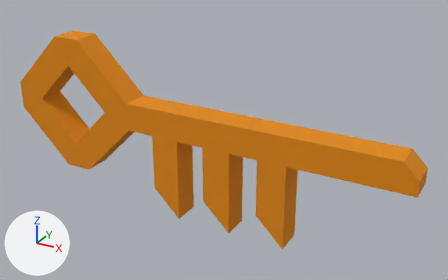
Before and after pictures for a commit that changed the FBX model unity_project/Paper Box/Assets/Models/Items/Items.fbx_Key_2.fbx.
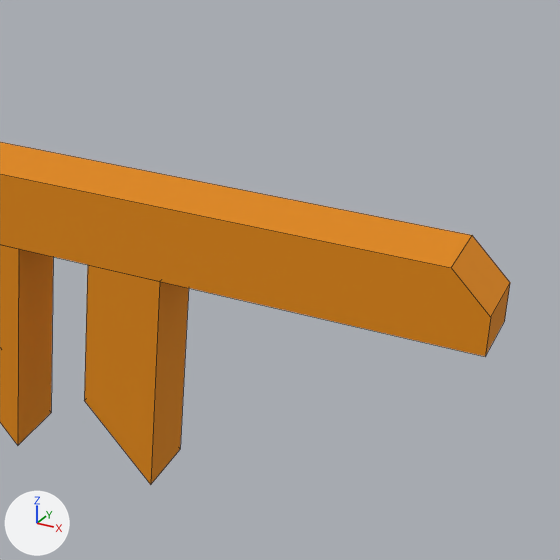
There are two pictures of each version: one whole from a 50 mm camera at (2.252, -3.33, 0.159) aimed at (2.066, -2.991, -0.01), one close up on the part from 49% to 100% of the width and 19% to 100% of the height. Arrows for +X, +Y and +Z are at lower left; the lights stay in place. The close-ups show mesh edges as thin lines.

Objects in the first close-up: 'Key 2'.
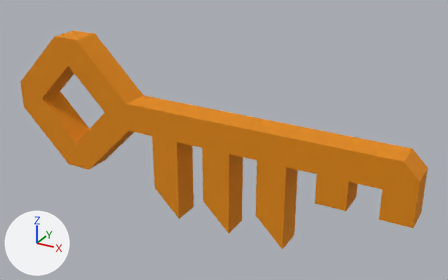
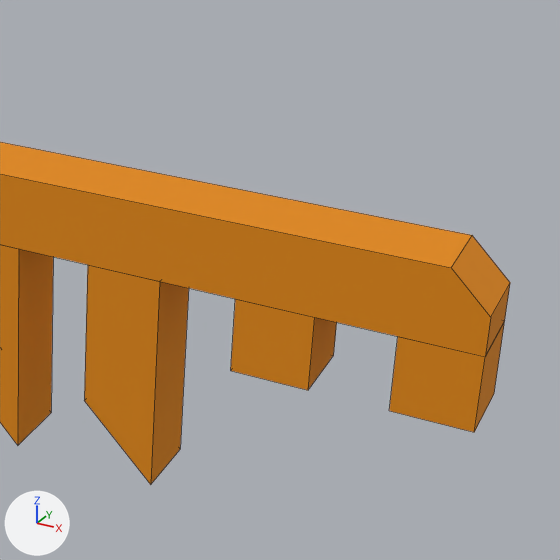
Diff of the bpy script that builds the scene:
```diff
--- a/unity_project/Paper Box/Assets/Models/Items/Items.fbx_Key_2.fbx.py
+++ b/unity_project/Paper Box/Assets/Models/Items/Items.fbx_Key_2.fbx.py
@@ me_cube @@
 me_cube.from_pydata(...)  # 58 vertices, 53 faces; spans x -0.1..0.2, y -0.01..0.01, z -0.07..0.05
 # used by ob_key_2; location = (2.0, -3.0, 0.0)
+# me_cube part 1: a new loose piece, a box spanning x 0.14..0.16, y -0.01..0.01, z -0.03..-0.01, in mat_orange (orange #e48a08)
+# me_cube part 2: a new loose piece, a box spanning x 0.18..0.2, y -0.01..0.01, z -0.03..-0.01, in mat_orange (orange #e48a08)
 me_cube.materials.append(mat_orange)
```

Changed parts and their boxes [x1, y1, x2, y2] in the close-ups (560 x 560 px):
part 1 of me_cube, added (orange)
    after: [231, 299, 337, 390]
part 2 of me_cube, added (orange)
    after: [389, 321, 505, 432]
